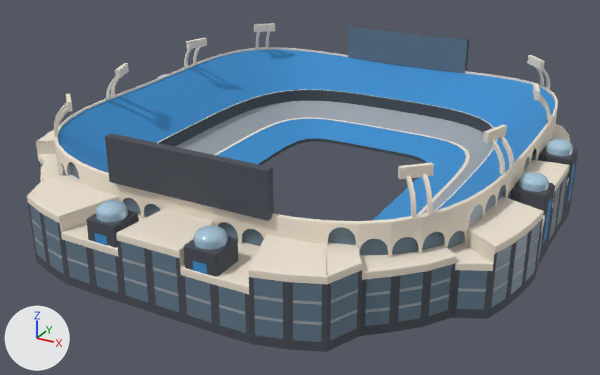
Renders of the glTF model landmarks/models/bank-of-america-stadium.glb from each side of a commit.
Camera for both pictures: a 50 mm lens placed at (182.0, -345.0, 173.0), pointed at (-2.0, -10.0, 6.0). The lights are fixed; the arrows at lower left show +X, +Y and +Z. The older version comes first. Vertices at exactly the same position are counted once.

Before the edit, the objects in view are built like this:
```python
mat_panthers_blue = principled_material('panthers-blue')
mat_panthers_blue.base_color = (0.043, 0.28, 0.632)  # blue #3a90d0
mat_panthers_blue.roughness = 0.85
me_bank_of_america_stadium = bpy.data.meshes.new('Bank of America Stadium')
me_bank_of_america_stadium.from_pydata(...)  # 4879 vertices, 5352 faces; spans x -123.0..123.0, y -131.0..137.0, z 0.0..59.0
# faces by material slot: [268, 888, 336, 2888, 468, 504]
me_bank_of_america_stadium.materials.append(mat_panthers_blue)  # blue #3a90d0
me_bank_of_america_stadium.materials.append(mat_panthers_charcoal)  # dark grey #494e56
me_bank_of_america_stadium.materials.append(mat_roof)  # grey #9ea8af
me_bank_of_america_stadium.materials.append(mat_stone)  # pale yellow #efe5d4
me_bank_of_america_stadium.materials.append(mat_window)  # blue #647a8b
me_bank_of_america_stadium.materials.append(mat_glass)  # blue #a6c5da
ob_bank_of_america_stadium = bpy.data.objects.new('Bank of America Stadium', me_bank_of_america_stadium)
ob_bank_of_america_stadium.location = (0.0, 0.0, 0.0)
```
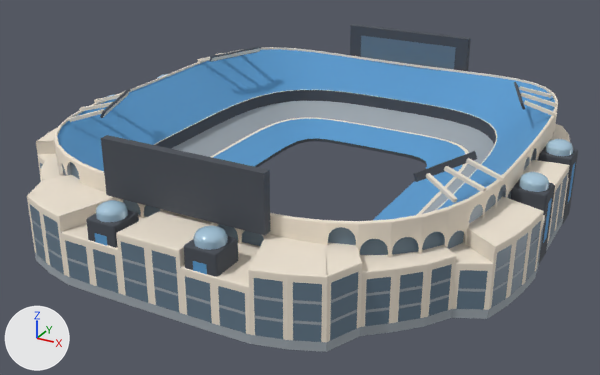
What differs and where, as boxes [x1, y1, x2, y2] in the pictures (600 x 375 px):
```json
{"object": "Bank of America Stadium", "change": "recoloured, reshaped", "before": [27, 23, 578, 352], "after": [27, 24, 578, 352]}
{"part": 1, "of": "me_bank_of_america_stadium", "change": "added", "after": [101, 135, 270, 236]}
{"part": 2, "of": "me_bank_of_america_stadium", "change": "added", "after": [350, 24, 471, 71]}
{"part": 3, "of": "me_bank_of_america_stadium", "change": "rebuilt", "before": [105, 133, 274, 221], "on screen": "not visible afterwards"}
{"part": 4, "of": "me_bank_of_america_stadium", "change": "rebuilt", "before": [348, 25, 470, 73], "after": [361, 36, 456, 70]}
{"part": 5, "of": "me_bank_of_america_stadium", "change": "deleted", "before": [54, 23, 551, 217]}
{"part": 6, "of": "me_bank_of_america_stadium", "change": "built on", "before": [38, 124, 558, 164], "after": [38, 46, 558, 203], "on screen": "mostly hidden before"}
{"part": 7, "of": "me_bank_of_america_stadium", "change": "recoloured", "before": [35, 150, 563, 352], "after": [35, 150, 563, 352]}
{"part": 8, "of": "me_bank_of_america_stadium", "change": "recoloured", "before": [28, 161, 569, 342], "after": [28, 161, 569, 342]}
```

Edits to the scene script, one JSON object a line:
```json
{"op": "set", "path": "mat_panthers_blue.base_color", "old": "(0.043, 0.28, 0.632)", "new": "(0.104, 0.334, 0.632)", "note": "blue #3a90d0 -> blue #5b9cd0"}
{"block": "me_bank_of_america_stadium", "where": "# used by ob_bank_of_america_stadium; location = (0.0, 0.0, 0.0)"}
{"op": "remove", "block": "me_bank_of_america_stadium", "code": "me_bank_of_america_stadium.from_pydata(...)  # 4879 vertices, 5352 faces; spans x -123.0..123.0, y -131.0..137.0, z 0.0..59.0"}
{"op": "add", "block": "me_bank_of_america_stadium", "code": "me_bank_of_america_stadium.from_pydata(...)  # 4647 vertices, 4916 faces; spans x -123.0..123.0, y -131.0..137.0, z 0.0..58.0"}
{"block": "me_bank_of_america_stadium", "change": "me_bank_of_america_stadium part 1: a new loose piece, a box spanning x -38.0..38.0, y -109.2..-105.2, z 33.0..58.0, in mat_panthers_charcoal (dark grey #494e56)"}
{"block": "me_bank_of_america_stadium", "change": "me_bank_of_america_stadium part 2: a new loose piece, a box spanning x -38.0..38.0, y 121.2..125.2, z 33.0..58.0, in mat_panthers_charcoal (dark grey #494e56)"}
{"block": "me_bank_of_america_stadium", "change": "me_bank_of_america_stadium part 3: the loose piece of 8 vertices spanning x -38.0..38.0, y -107.0..-103.0, z 38.0..58.0 is rebuilt with 4 vertices and now spans x -30.0..30.0, y -105.0, z 36.0..52.0, in mat_window (blue #647a8b)"}
{"block": "me_bank_of_america_stadium", "change": "me_bank_of_america_stadium part 4: the loose piece of 8 vertices spanning x -38.0..38.0, y 119.0..123.0, z 38.0..58.0 is rebuilt with 4 vertices and now spans x -30.0..30.0, y 121.0, z 36.0..52.0, in mat_window (blue #647a8b)"}
{"block": "me_bank_of_america_stadium", "change": "me_bank_of_america_stadium part 5: 24 loose pieces with 384 vertices, spanning x -107.0..107.0, y -87.0..103.0, z 42.0..59.0, are deleted"}
{"block": "me_bank_of_america_stadium", "change": "me_bank_of_america_stadium part 6"}
{"block": "me_bank_of_america_stadium", "change": "14 faces are deleted"}
{"block": "me_bank_of_america_stadium", "change": "144 vertices are added at x -106.0..106.0, y -67.0..83.0, z 42.0..49.0"}
{"block": "me_bank_of_america_stadium", "change": "48 new faces join them, mat_panthers_charcoal (dark grey #494e56)"}
{"block": "me_bank_of_america_stadium", "change": "118 new faces join them, mat_stone (pale yellow #efe5d4)"}
{"block": "me_bank_of_america_stadium", "change": "me_bank_of_america_stadium part 7: 128 faces spanning x -123.0..123.0, y -131.0..137.0, z 0.0..4.0 switch from mat_panthers_charcoal (dark grey #494e56) to mat_roof (grey #9ea8af)"}
{"block": "me_bank_of_america_stadium", "change": "me_bank_of_america_stadium part 8: 253 faces spanning x -123.0..123.0, y -131.0..137.0, z 4.0..29.0 switch from mat_panthers_charcoal (dark grey #494e56) to mat_stone (pale yellow #efe5d4)"}
{"block": "me_bank_of_america_stadium", "change": "other edits to the shape of me_bank_of_america_stadium do not show in these pictures"}
```
